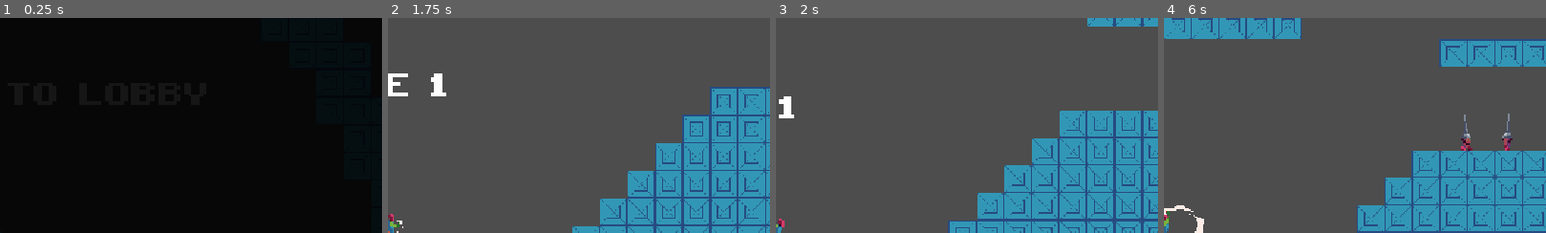
Above: before the commit, frames 1-4 (left to right).
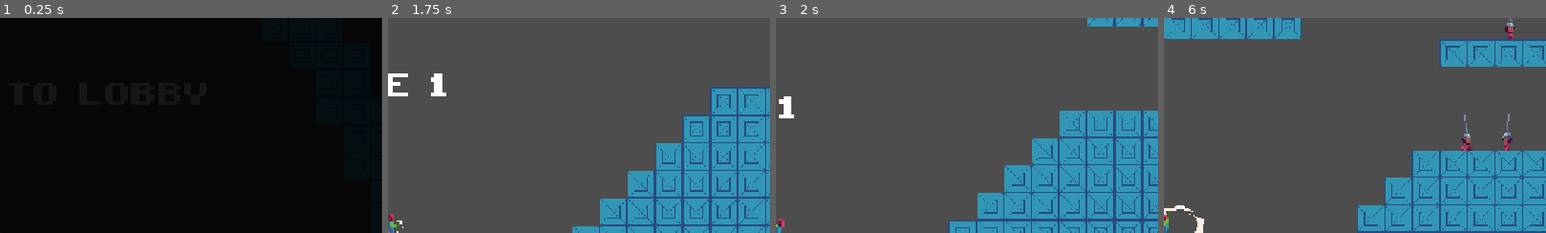
Above: after the commit, the same moments.

Repository: jbradlim08/MindBlade
Game: Godot game, scene res://scene/game/main_menu.tscn
Two runs of this game, one before a commit and one after it. Both use one fixed random seed, a clock stepped at 60 frames per second and the inputs below.
Inputs (mouse positions are % of the whole screen's width and height, from its top left):
- Up to frame 1 (0.25 s): no input
- Up to frame 2 (1.75 s): click (22, 50) at 0.5 s; tap Enter at 1.25 s; move the mouse to (72, 45) at 1.27 s; hold D (right) from 1.28 s (still down); hold E (set-checkpoint) from 1.28 s (still down); click (72, 45) at 1.42 s; tap W (jump) at 1.52, 1.55 s
- Up to frame 3 (2 s): keep holding D (right); keep holding E (set-checkpoint); tap W (jump) at 1.82 s
- Up to frame 4 (6 s): move the mouse to (30, 55) at 2.02 s; release E (set-checkpoint) at 2.03 s; tap W (jump) at 2.1, 2.27, 2.57, 3.05, 3.77, 4.07, 4.52, 4.55, 4.82, 5.27, 5.57 s; tap E (set-checkpoint) at 2.3, 3.8, 5.3 s; move the mouse to (60, 28) at 2.77 s; release D (right) at 2.78 s; hold A (left) 2.78-3.53 s; tap Space (dash) at 2.85 s; move the mouse to (45, 70) at 3.52 s; hold D (right) 3.53-5.03 s; click (45, 70) at 3.6 s; move the mouse to (80, 65) at 4.27 s; hold Middle mouse button (middle-mouse) 4.28-5.03 s; move the mouse to (20, 35) at 5.02 s; hold A (left) 5.03-5.78 s; right-click (20, 35) at 5.1 s; move the mouse to (33, 41) at 5.77 s; hold D (right) from 5.78 s (still down); hold E (set-checkpoint) from 5.78 s (still down); click (33, 41) at 5.92 s
The pictures show only the part of the screen within x 50-100%, y 0-50%; the shares and areas given below are measured in that part.

Frames 1-3 are identical in both runs. In frame 4, 0.1% of the frame differs, in the area x 89-92%, y 0-10%.

Commit message:
Documents base_player.gd, vier.gd, base_enemy.gd, headknife.gd, and mindblade.gd

Diff:
--- a/asset/resource/BasePlayerSprite.tres
+++ /dev/null
@@ -1,29 +0,0 @@
-[gd_resource type="SpriteFrames" format=3 uid="uid://di8tojrnv1ovu"]
-
-[resource]
-animations = [{
-"frames": [],
-"loop": true,
-"name": &"attack",
-"speed": 5.0
-}, {
-"frames": [],
-"loop": true,
-"name": &"fall",
-"speed": 5.0
-}, {
-"frames": [],
-"loop": true,
-"name": &"idle",
-"speed": 5.0
-}, {
-"frames": [],
-"loop": true,
-"name": &"jump",
-"speed": 5.0
-}, {
-"frames": [],
-"loop": true,
-"name": &"run",
-"speed": 5.0
-}]
--- a/asset/resource/BluePrintSpite.tres
+++ /dev/null
@@ -1,225 +0,0 @@
-[gd_resource type="SpriteFrames" load_steps=29 format=3 uid="uid://dis5ring8fewd"]
-
-[ext_resource type="Texture2D" uid="uid://d0f1sfsa6pkt7" path="res://asset/art/player/character_spritesheet.png" id="1_6lrs7"]
-
-[sub_resource type="AtlasTexture" id="AtlasTexture_6lrs7"]
-atlas = ExtResource("1_6lrs7")
-region = Rect2(1408, 0, 64, 64)
-
-[sub_resource type="AtlasTexture" id="AtlasTexture_ockqa"]
-atlas = ExtResource("1_6lrs7")
-region = Rect2(1472, 0, 64, 64)
-
-[sub_resource type="AtlasTexture" id="AtlasTexture_qngli"]
-atlas = ExtResource("1_6lrs7")
-region = Rect2(1536, 0, 64, 64)
-
-[sub_resource type="AtlasTexture" id="AtlasTexture_u1k5h"]
-atlas = ExtResource("1_6lrs7")
-region = Rect2(1600, 0, 64, 64)
-
-[sub_resource type="AtlasTexture" id="AtlasTexture_i47bq"]
-atlas = ExtResource("1_6lrs7")
-region = Rect2(1664, 0, 64, 64)
-
-[sub_resource type="AtlasTexture" id="AtlasTexture_y8b24"]
-atlas = ExtResource("1_6lrs7")
-region = Rect2(1728, 0, 64, 64)
-
-[sub_resource type="AtlasTexture" id="AtlasTexture_l0qi0"]
-atlas = ExtResource("1_6lrs7")
-region = Rect2(1792, 0, 64, 64)
-
-[sub_resource type="AtlasTexture" id="AtlasTexture_8ncpi"]
-atlas = ExtResource("1_6lrs7")
-region = Rect2(1856, 0, 64, 64)
-
-[sub_resource type="AtlasTexture" id="AtlasTexture_a88nf"]
-atlas = ExtResource("1_6lrs7")
-region = Rect2(1920, 0, 64, 64)
-
-[sub_resource type="AtlasTexture" id="AtlasTexture_1t3lk"]
-atlas = ExtResource("1_6lrs7")
-region = Rect2(1984, 0, 64, 64)
-
-[sub_resource type="AtlasTexture" id="AtlasTexture_n6p17"]
-atlas = ExtResource("1_6lrs7")
-region = Rect2(2048, 0, 64, 64)
-
-[sub_resource type="AtlasTexture" id="AtlasTexture_xbwk6"]
-atlas = ExtResource("1_6lrs7")
-region = Rect2(2112, 0, 64, 64)
-
-[sub_resource type="AtlasTexture" id="AtlasTexture_8gop7"]
-atlas = ExtResource("1_6lrs7")
-region = Rect2(2176, 0, 64, 64)
-
-[sub_resource type="AtlasTexture" id="AtlasTexture_kco4u"]
-atlas = ExtResource("1_6lrs7")
-region = Rect2(1344, 0, 64, 64)
-
-[sub_resource type="AtlasTexture" id="AtlasTexture_lrptk"]
-atlas = ExtResource("1_6lrs7")
-region = Rect2(0, 0, 64, 64)
-
-[sub_resource type="AtlasTexture" id="AtlasTexture_s7b5h"]
-atlas = ExtResource("1_6lrs7")
-region = Rect2(64, 0, 64, 64)
-
-[sub_resource type="AtlasTexture" id="AtlasTexture_i78i5"]
-atlas = ExtResource("1_6lrs7")
-region = Rect2(128, 0, 64, 64)
-
-[sub_resource type="AtlasTexture" id="AtlasTexture_duufq"]
-atlas = ExtResource("1_6lrs7")
-region = Rect2(192, 0, 64, 64)
-
-[sub_resource type="AtlasTexture" id="AtlasTexture_6i1sh"]
-atlas = ExtResource("1_6lrs7")
-region = Rect2(1280, 0, 64, 64)
-
-[sub_resource type="AtlasTexture" id="AtlasTexture_yki06"]
-atlas = ExtResource("1_6lrs7")
-region = Rect2(768, 0, 64, 64)
-
-[sub_resource type="AtlasTexture" id="AtlasTexture_fyb5e"]
-atlas = ExtResource("1_6lrs7")
-region = Rect2(832, 0, 64, 64)
-
-[sub_resource type="AtlasTexture" id="AtlasTexture_yk6mn"]
-atlas = ExtResource("1_6lrs7")
-region = Rect2(896, 0, 64, 64)
-
-[sub_resource type="AtlasTexture" id="AtlasTexture_gbnyb"]
-atlas = ExtResource("1_6lrs7")
-region = Rect2(960, 0, 64, 64)
-
-[sub_resource type="AtlasTexture" id="AtlasTexture_j5o7f"]
-atlas = ExtResource("1_6lrs7")
-region = Rect2(1024, 0, 64, 64)
-
-[sub_resource type="AtlasTexture" id="AtlasTexture_pcyvs"]
-atlas = ExtResource("1_6lrs7")
-region = Rect2(1088, 0, 64, 64)
-
-[sub_resource type="AtlasTexture" id="AtlasTexture_8jgk1"]
-atlas = ExtResource("1_6lrs7")
-region = Rect2(1152, 0, 64, 64)
-
-[sub_resource type="AtlasTexture" id="AtlasTexture_vwwmq"]
-atlas = ExtResource("1_6lrs7")
-region = Rect2(1216, 0, 64, 64)
-
-[resource]
-animations = [{
-"frames": [{
-"duration": 1.0,
-"texture": SubResource("AtlasTexture_6lrs7")
-}, {
-"duration": 1.0,
-"texture": SubResource("AtlasTexture_ockqa")
-}, {
-"duration": 1.0,
-"texture": SubResource("AtlasTexture_qngli")
-}, {
-"duration": 1.0,
-"texture": SubResource("AtlasTexture_u1k5h")
-}],
-"loop": false,
-"name": &"attack_01",
-"speed": 15.0
-}, {
-"frames": [{
-"duration": 1.0,
-"texture": SubResource("AtlasTexture_i47bq")
-}, {
-"duration": 1.0,
-"texture": SubResource("AtlasTexture_y8b24")
-}, {
-"duration": 1.0,
-"texture": SubResource("AtlasTexture_l0qi0")
-}, {
-"duration": 1.0,
-"texture": SubResource("AtlasTexture_8ncpi")
-}, {
-"duration": 1.0,
-"texture": SubResource("AtlasTexture_a88nf")
-}, {
-"duration": 1.0,
-"texture": SubResource("AtlasTexture_1t3lk")
-}, {
-"duration": 1.0,
-"texture": SubResource("AtlasTexture_n6p17")
-}, {
-"duration": 1.0,
-"texture": SubResource("AtlasTexture_xbwk6")
-}, {
-"duration": 1.0,
-"texture": SubResource("AtlasTexture_8gop7")
-}],
-"loop": false,
-"name": &"attack_02",
-"speed": 20.0
-}, {
-"frames": [{
-"duration": 1.0,
-"texture": SubResource("AtlasTexture_kco4u")
-}],
-"loop": true,
-"name": &"fall",
-"speed": 5.0
-}, {
-"frames": [{
-"duration": 1.0,
-"texture": SubResource("AtlasTexture_lrptk")
-}, {
-"duration": 1.0,
-"texture": SubResource("AtlasTexture_s7b5h")
-}, {
-"duration": 1.0,
-"texture": SubResource("AtlasTexture_i78i5")
-}, {
-"duration": 1.0,
-"texture": SubResource("AtlasTexture_duufq")
-}],
-"loop": true,
-"name": &"idle",
-"speed": 5.0
-}, {
-"frames": [{
-"duration": 1.0,
-"texture": SubResource("AtlasTexture_6i1sh")
-}],
-"loop": true,
-"name": &"jump",
-"speed": 5.0
-}, {
-"frames": [{
-"duration": 1.0,
-"texture": SubResource("AtlasTexture_yki06")
-}, {
-"duration": 1.0,
-"texture": SubResource("AtlasTexture_fyb5e")
-}, {
-"duration": 1.0,
-"texture": SubResource("AtlasTexture_yk6mn")
-}, {
-"duration": 1.0,
-"texture": SubResource("AtlasTexture_gbnyb")
-}, {
-"duration": 1.0,
-"texture": SubResource("AtlasTexture_j5o7f")
-}, {
-"duration": 1.0,
-"texture": SubResource("AtlasTexture_pcyvs")
-}, {
-"duration": 1.0,
-"texture": SubResource("AtlasTexture_8jgk1")
-}, {
-"duration": 1.0,
-"texture": SubResource("AtlasTexture_vwwmq")
-}],
-"loop": true,
-"name": &"run",
-"speed": 12.0
-}]
--- a/asset/resource/MindBladeSprite.tres
+++ /dev/null
@@ -1,220 +0,0 @@
-[gd_resource type="SpriteFrames" load_steps=29 format=3 uid="uid://f7xo65dhrt2f"]
-
-[ext_resource type="Texture2D" uid="uid://dkvsmtj2holop" path="res://asset/art/player/character_sprite.png" id="1_66t4t"]
-
-[sub_resource type="AtlasTexture" id="AtlasTexture_ij4jb"]
-atlas = ExtResource("1_66t4t")
-region = Rect2(224, 96, 32, 32)
-
-[sub_resource type="AtlasTexture" id="AtlasTexture_2p1i5"]
-atlas = ExtResource("1_66t4t")
-region = Rect2(128, 64, 32, 32)
-
-[sub_resource type="AtlasTexture" id="AtlasTexture_c68nv"]
-atlas = ExtResource("1_66t4t")
-region = Rect2(0, 0, 32, 32)
-
-[sub_resource type="AtlasTexture" id="AtlasTexture_c31lq"]
-atlas = ExtResource("1_66t4t")
-region = Rect2(32, 0, 32, 32)
-
-[sub_resource type="AtlasTexture" id="AtlasTexture_2dof7"]
-atlas = ExtResource("1_66t4t")
-region = Rect2(64, 0, 32, 32)
-
-[sub_resource type="AtlasTexture" id="AtlasTexture_4ao7i"]
-atlas = ExtResource("1_66t4t")
-region = Rect2(96, 0, 32, 32)
-
-[sub_resource type="AtlasTexture" id="AtlasTexture_1sypm"]
-atlas = ExtResource("1_66t4t")
-region = Rect2(128, 0, 32, 32)
-
-[sub_resource type="AtlasTexture" id="AtlasTexture_fn0wv"]
-atlas = ExtResource("1_66t4t")
-region = Rect2(160, 0, 32, 32)
-
-[sub_resource type="AtlasTexture" id="AtlasTexture_eqmt2"]
-atlas = ExtResource("1_66t4t")
-region = Rect2(192, 0, 32, 32)
-
-[sub_resource type="AtlasTexture" id="AtlasTexture_c40dt"]
-atlas = ExtResource("1_66t4t")
-region = Rect2(224, 0, 32, 32)
-
-[sub_resource type="AtlasTexture" id="AtlasTexture_lgjog"]
-atlas = ExtResource("1_66t4t")
-region = Rect2(0, 32, 32, 32)
-
-[sub_resource type="AtlasTexture" id="AtlasTexture_lhccw"]
-atlas = ExtResource("1_66t4t")
-region = Rect2(32, 32, 32, 32)
-
-[sub_resource type="AtlasTexture" id="AtlasTexture_7d6xm"]
-atlas = ExtResource("1_66t4t")
-region = Rect2(64, 32, 32, 32)
-
-[sub_resource type="AtlasTexture" id="AtlasTexture_2sr8w"]
-atlas = ExtResource("1_66t4t")
-region = Rect2(96, 32, 32, 32)
-
-[sub_resource type="AtlasTexture" id="AtlasTexture_1vqkc"]
-atlas = ExtResource("1_66t4t")
-region = Rect2(128, 32, 32, 32)
-
-[sub_resource type="AtlasTexture" id="AtlasTexture_uktg4"]
-atlas = ExtResource("1_66t4t")
-region = Rect2(160, 32, 32, 32)
-
-[sub_resource type="AtlasTexture" id="AtlasTexture_jx4b7"]
-atlas = ExtResource("1_66t4t")
-region = Rect2(192, 32, 32, 32)
-
-[sub_resource type="AtlasTexture" id="AtlasTexture_2mxbm"]
-atlas = ExtResource("1_66t4t")
-region = Rect2(224, 32, 32, 32)
-
-[sub_resource type="AtlasTexture" id="AtlasTexture_yosb2"]
-atlas = ExtResource("1_66t4t")
-region = Rect2(32, 64, 32, 32)
-
-[sub_resource type="AtlasTexture" id="AtlasTexture_wfp4b"]
-atlas = ExtResource("1_66t4t")
-region = Rect2(0, 64, 32, 32)
-
-[sub_resource type="AtlasTexture" id="AtlasTexture_8jg3e"]
-atlas = ExtResource("1_66t4t")
-region = Rect2(32, 64, 32, 32)
-
-[sub_resource type="AtlasTexture" id="AtlasTexture_6xvy4"]
-atlas = ExtResource("1_66t4t")
-region = Rect2(64, 64, 32, 32)
-
-[sub_resource type="AtlasTexture" id="AtlasTexture_b881n"]
-atlas = ExtResource("1_66t4t")
-region = Rect2(96, 64, 32, 32)
-
-[sub_resource type="AtlasTexture" id="AtlasTexture_2gnqs"]
-atlas = ExtResource("1_66t4t")
-region = Rect2(128, 64, 32, 32)
-
-[sub_resource type="AtlasTexture" id="AtlasTexture_c1eh6"]
-atlas = ExtResource("1_66t4t")
-region = Rect2(160, 64, 32, 32)
-
-[sub_resource type="AtlasTexture" id="AtlasTexture_ddib3"]
-atlas = ExtResource("1_66t4t")
-region = Rect2(192, 64, 32, 32)
-
-[sub_resource type="AtlasTexture" id="AtlasTexture_h2j5n"]
-atlas = ExtResource("1_66t4t")
-region = Rect2(224, 64, 32, 32)
-
-[resource]
-animations = [{
-"frames": [{
-"duration": 1.0,
-"texture": SubResource("AtlasTexture_ij4jb")
-}],
-"loop": true,
-"name": &"attack",
-"speed": 1.0
-}, {
-"frames": [{
-"duration": 1.0,
-"texture": SubResource("AtlasTexture_2p1i5")
-}],
-"loop": true,
-"name": &"fall",
-"speed": 5.0
-}, {
-"frames": [{
-"duration": 1.0,
-"texture": SubResource("AtlasTexture_c68nv")
-}, {
-"duration": 1.0,
-"texture": SubResource("AtlasTexture_c31lq")
-}, {
-"duration": 1.0,
-"texture": SubResource("AtlasTexture_2dof7")
-}, {
-"duration": 1.0,
-"texture": SubResource("AtlasTexture_4ao7i")
-}, {
-"duration": 1.0,
-"texture": SubResource("AtlasTexture_1sypm")
-}, {
-"duration": 1.0,
-"texture": SubResource("AtlasTexture_fn0wv")
-}, {
-"duration": 1.0,
-"texture": SubResource("AtlasTexture_eqmt2")
-}, {
-"duration": 1.0,
-"texture": SubResource("AtlasTexture_c40dt")
-}, {
-"duration": 1.0,
-"texture": SubResource("AtlasTexture_lgjog")
-}, {
-"duration": 1.0,
-"texture": SubResource("AtlasTexture_lhccw")
-}, {
-"duration": 1.0,
-"texture": SubResource("AtlasTexture_7d6xm")
-}, {
-"duration": 1.0,
-"texture": SubResource("AtlasTexture_2sr8w")
-}, {
-"duration": 1.0,
-"texture": SubResource("AtlasTexture_1vqkc")
-}, {
-"duration": 1.0,
-"texture": SubResource("AtlasTexture_uktg4")
-}, {
-"duration": 1.0,
-"texture": SubResource("AtlasTexture_jx4b7")
-}, {
-"duration": 1.0,
-"texture": SubResource("AtlasTexture_2mxbm")
-}],
-"loop": true,
-"name": &"idle",
-"speed": 10.0
-}, {
-"frames": [{
-"duration": 1.0,
-"texture": SubResource("AtlasTexture_yosb2")
-}],
-"loop": true,
-"name": &"jump",
-"speed": 5.0
-}, {
-"frames": [{
-"duration": 1.0,
-"texture": SubResource("AtlasTexture_wfp4b")
-}, {
-"duration": 1.0,
-"texture": SubResource("AtlasTexture_8jg3e")
-}, {
-"duration": 1.0,
-"texture": SubResource("AtlasTexture_6xvy4")
-}, {
-"duration": 1.0,
-"texture": SubResource("AtlasTexture_b881n")
-}, {
-"duration": 1.0,
-"texture": SubResource("AtlasTexture_2gnqs")
-}, {
-"duration": 1.0,
-"texture": SubResource("AtlasTexture_c1eh6")
-}, {
-"duration": 1.0,
-"texture": SubResource("AtlasTexture_ddib3")
-}, {
-"duration": 1.0,
-"texture": SubResource("AtlasTexture_h2j5n")
-}],
-"loop": true,
-"name": &"run",
-"speed": 10.0
-}]
--- a/character/base_player.gd
+++ b/character/base_player.gd
@@ -59,6 +59,7 @@
 var squash_tween: Tween
 
 func _ready() -> void:
+	# signal: from player_ui, if it's progress is empty - then die
 	SignalManager.on_player_die.connect(die)
 	base_scale = sprite.scale # set the base_scale
 
@@ -68,6 +69,7 @@
 	# set checkpoint
 	if event.is_action_pressed("set-checkpoint") and check_checkpoint():
 		SceneManager.set_checkpoint_pos(global_position)
+		# signal: spawn checkpoint sprite from object_container
 		SignalManager.on_player_put_checkpoint.emit(global_position)
 		can_put_checkpoint = false
 		checkpoint_timer.start()
@@ -146,6 +148,7 @@
 		# when jump on air
 		else:
 			jump_count += max_jumps
+			# signal: spawn air effect on air from object_container
 			SignalManager.on_jump_on_air.emit(global_position)
 	# Release early = shorter jump
 	if Input.is_action_just_released("jump") and velocity.y < 0.0 and not is_jump_attack:
@@ -339,7 +342,7 @@
 	anim.play("jump_attack")
 
 func throw() -> void:
-	# spawn crosshair
+	# signal: spawn crosshair to increase readability from object_container
 	SignalManager.on_throw_blade.emit(get_global_mouse_position(), has_orbitting_blade())
 
 func hurt() -> void:
@@ -446,7 +449,7 @@
 func crit_damage() -> int:
 	var crit_chance = DataManager.player_crit_chance
 	if randf() < crit_chance:
-		# freeze the game for a while
+		# signal: to freeze the game for a while in level scene
 		SignalManager.on_player_crit.emit()
 		return DataManager.get_player_crit_multiplier()
 	return 1
@@ -464,8 +467,8 @@
 	if reaction:
 		set_state(PlayerState.HURT)
 
-	SignalManager.on_player_hurt.emit() # to apply camera shake
-	SignalManager.on_player_hurt.emit(global_position) # to emit slash effect
+	SignalManager.on_player_hurt.emit() # signal: to apply camera shake from level scene
+	SignalManager.on_player_hurt.emit(global_position) # signal: to emit slash effect from object_container
 
 #endregion
 
@@ -479,9 +482,6 @@
 func _on_hurtbox_body_entered(body: Node2D) -> void:
 	if body.is_in_group("danger") and can_hurt:
 		hit_danger()
-		#check_danger(check_danger_collision_pos())
-		# apply camera shake
-		#SignalManager.on_player_hurt.emit()
 
 func hit_danger() -> void:
 	# when player is hit, fade black -> enemy and all animation freezed ->
@@ -528,8 +528,10 @@
 
 #region Timer
 func _on_checkpoint_timer_timeout() -> void:
+	# 3s
 	can_put_checkpoint = true
 #endregion
 
 func _on_teleport_timer_timeout() -> void:
+	# 3s
 	can_teleport = true
--- a/character/vier/mind_blade.gd
+++ b/character/vier/mind_blade.gd
@@ -38,7 +38,7 @@
 	init_orbit()
 
 func _unhandled_input(event: InputEvent) -> void:
-	# recall all blades
+	# recall all blades when pressed SHIFT
 	if event is InputEventKey:
 		if event.keycode == KEY_SHIFT and event.pressed and \
 		   (cur_state == BladeState.FLY or cur_state == BladeState.PLATFORM):
@@ -46,6 +46,7 @@
 
 func _physics_process(delta: float) -> void:
 	check_side()
+	# perform iterative calculation during state
 	match cur_state:
 		BladeState.ORBIT:
 			orbit()
@@ -76,6 +77,7 @@
 
 #region State: One-Time Execution
 func init_orbit() -> void:
+	# in ORBIT state, everything is default and false value
 	Utils.toggle_area2d(worldbox, false)
 	Utils.toggle_collision_shape(platformbox_shape, false)
 	Utils.toggle_collision_shape(clickbox, false)
@@ -97,9 +99,11 @@
 	Utils.toggle_collision_shape(hitbox, true)
 	is_hit_top_wall = false
 	is_hit_side_wall = false
+	# activate detector to detect wall
 	enable_detector(true)
 	anim.play("throw")
 	show()
+	# showing the trail effect
 	trail.set_process(true)
 
 func init_platform() -> void:
@@ -117,6 +121,7 @@
 	# if the blade hit top and bottom wall, randomize the rotation
 	if is_hit_top_wall and not is_hit_side_wall:
 		set_rot(sprite, deg_to_rad(randf_range(45.0, 125.0)))
+		# platformbox is disabled so player couldn't stand on it
 		Utils.toggle_collision_shape(platformbox_shape, false)
 	else:
 		set_rot(sprite, 0.0)
@@ -169,6 +174,7 @@
 #endregion
 
 #region Auxiliary
+# initial function from player to set the target for the blade to fly
 func set_target(pos) -> void:
 	target = pos
 	dir = global_position.direction_to(target)
@@ -177,8 +183,10 @@
 	obj.global_rotation = val
 
 func check_side() -> void:
-	if (right_wall_detector.is_colliding() or left_wall_detector.is_colliding()) and is_hit_top_wall == false:
+	if (right_wall_detector.is_colliding() or left_wall_detector.is_colliding()) and \
+	   is_hit_top_wall == false:
 		is_hit_side_wall = true
+		# if is_hit_side_wall is true, change state to PLATFORM immediately
 		set_state(BladeState.PLATFORM)
 
 func enable_detector(val: bool) -> void:
@@ -199,6 +207,7 @@
 	set_state(BladeState.RETURN)
 	if area.is_in_group("enemy_hurt"):
 		area.get_parent().take_damage(DataManager.get_blade_dmg(), global_position)
+		# signal: spawn slash effect from object_container
 		SignalManager.on_player_hit.emit(area.global_position)
 
 # for recalling the blade one by one
--- a/character/vier/vier.gd
+++ b/character/vier/vier.gd
@@ -9,6 +9,8 @@
 
 func throw() -> void:
 	super()
+	# check all blades that still in ORBIT state
+	# if exist, throw the blade from mindblade script
 	for blade in blades:
 		if blade.cur_state == Blade.BladeState.ORBIT:
 			blade.set_target(get_global_mouse_position())
--- a/character/vier/vier.tscn
+++ b/character/vier/vier.tscn
@@ -962,16 +962,16 @@
 }
 
 [node name="WallGroundDetector" parent="." index="6"]
-target_position = Vector2(130, 0)
+target_position = Vector2(135, 0)
 collision_mask = 2560
 
 [node name="WallAirDetector" parent="." index="7"]
 position = Vector2(0, 24)
-target_position = Vector2(130, 0)
+target_position = Vector2(135, 0)
 
 [node name="WallAirDetector2" parent="." index="8"]
 position = Vector2(0, -24)
-target_position = Vector2(130, 0)
+target_position = Vector2(135, 0)
 
 [node name="GroundDetector" parent="." index="9"]
 target_position = Vector2(0, 25)
--- a/enemy/ground/headknife.gd
+++ b/enemy/ground/headknife.gd
@@ -26,12 +26,12 @@
 @onready var charge_timer: Timer = $ChargeTimer
 
 @export var patrol_time: float
-@export var charge_speed: float = 120.0
 
 var prev_state: HKState
 var cur_state: HKState
 var dir: float
 var speed: float = 70.0
+var charge_speed: float = 120.0
 
 var can_charge: bool = true
 var can_attack: bool = false
@@ -43,11 +43,13 @@
 func _ready() -> void:
 	# stop enemy inheriting each other's velocity
 	platform_on_leave = CharacterBody2D.PLATFORM_ON_LEAVE_DO_NOTHING
+	# connect signal "enemy_die" from base_enemy to set_state()
 	enemy_die.connect(set_state.bind(HKState.DIE))
 	hp = DataManager.get_headknife_hp()
 	patrol_timer.wait_time = patrol_time
 	set_state(HKState.IDLE)
 	super()
+	# in super, will set the hp to the UI
 
 func _physics_process(delta: float) -> void:
 	apply_gravity(delta)
@@ -57,6 +59,7 @@
 	update_player_detector()
 	update_fellow_detector()
 	move_and_slide()
+	# push_apart() is to make some space between HK so they don't overlap
 	push_apart()
 	# check_detectors() should be the last to avoid unupdated data from raycast
 	call_deferred("check_detectors")
@@ -77,21 +80,16 @@
 		health_bar.scale.x = -1.0 # counter
 
 func update_player_detector() -> void:
+	# top level enabled, points to player
 	player_detector.rotation = global_position.angle_to_point(player_ref.global_position) \
 							   - deg_to_rad(90.0)
 	player_detector.global_position = global_position
 
 func update_fellow_detector() -> void:
+	# top level enabled, points to player
 	fellow_detector.rotation = global_position.angle_to_point(player_ref.global_position) \
 							   - deg_to_rad(90.0)
 	fellow_detector.global_position = global_position
-
-#func check_view_degree() -> bool:
-	## create a 60 degree field of view to the front
-	#var horizon_dir: Vector2 = Vector2.RIGHT * -to_obj_pos_dir(player_ref.global_position)
-	#var to_player: Vector2 = global_position.direction_to(player_ref.global_position)
-	#var angle: float = abs(horizon_dir.angle_to(to_player))
-	#return angle <= deg_to_rad(30.0)
 
 func check_detectors() -> void:
 	if cur_state == HKState.PATROL or cur_state == HKState.CHARGE:
@@ -108,8 +106,8 @@
 		   ):
 			dir = -dir
 			if cur_state == HKState.CHARGE:
+				# HK stop when hit the wall while charging
 				can_charge = false
-				print('hit wall while charge')
 				set_state(HKState.IDLE)
 				charge_timer.start()
 				return
@@ -120,6 +118,7 @@
 	else: return
 
 func check_player_detector() -> bool:
+	# to check whether the detector collide with player or not
 	if not player_detector.is_colliding():
 		return false
 	else:
@@ -127,6 +126,7 @@
 		return collider.is_in_group("player_body")
 
 func check_fellow_detector() -> bool:
+	# to check whether the detector collide with other HK or not
 	return not (fellow_detector.is_colliding())
 
 
@@ -139,6 +139,10 @@
 	else:
 		return false
 
+	# player should be on ground and contact with "world" group
+	# bare minimum y distance with player is 40 and should be under player
+	# player detector should hit player & fellow detector shouldn't hit others HK
+	# can charge and cannot attack
 	if player_ref.is_on_floor() and \
 	   floor_group.is_in_group("world") and \
 	   global_position.y - player_ref.global_position.y <= max_dist_y_to_player and \
@@ -171,7 +175,7 @@
 	if check_can_charge() and cur_state != HKState.CHARGE:
 		set_state(HKState.CHARGE)
 
-	# in the middle of charge
+	# in the middle of charge, check
 	if cur_state == HKState.CHARGE:
 		# check if the player is on the opposeite direction and can charge
 		if dir != -to_obj_pos_dir(player_ref.global_position) and \
@@ -216,6 +220,7 @@
 	velocity.x = dir * speed
 
 	anim.play("patrol")
+	# if previous state is PATROL, don't start the timer
 	if prev_state == HKState.PATROL:
 		return
 	patrol_timer.start()
@@ -223,6 +228,7 @@
 func charge() -> void:
 	Utils.toggle_col_layer_mask(self, 4, false)
 
+	# directino to player
 	dir = -to_obj_pos_dir(player_ref.global_position)
 	update_facing()
 	velocity.x = dir * charge_speed
@@ -259,8 +265,9 @@
 	anim.play("hurt")
 	await anim.animation_finished
 
+	# stop at zero velocity
 	velocity.x = 0
-	hurt_timer.start()
+	hurt_timer.start() # approx 0.4s, until the next hurt
 
 func die() -> void:
 	Utils.toggle_col_layer_mask(self, 4, false)
@@ -270,6 +277,7 @@
 
 	anim.play("die")
 	await anim.animation_finished
+	# signal: to spawn its blade from object container, persist the whole time
 	SignalManager.on_hk_die.emit(global_position, dir)
 
 #region Auxiliary
@@ -287,8 +295,8 @@
 	for e in get_tree().get_nodes_in_group("enemy_body"):
 		# tell every fellow that has distance 24 to move away
 		# except when they are still attacking or hurt
-		if e != self and e.global_position.distance_to(global_position) < 22.0 and \
-		   (e.cur_state != HKState.ATTACK and e.cur_state != HKState.HURT):
+		if e != self and e.global_position.distance_to(global_position) < 20.0 and \
+		   (e.cur_state != HKState.ATTACK and e.cur_state != HKState.HURT and e.cur_state != HKState.IDLE):
 			global_position.x += signf(global_position.x - e.global_position.x) * 0.8
 
 #endregion
@@ -298,6 +306,7 @@
 	obj_pos_hurt = pos
 	if can_hurt:
 		set_state(HKState.HURT)
+		# signal: to spawn slash effect from object_container
 		SignalManager.on_enemy_hurt.emit(global_position)
 		super(amount, pos)
 	else:
--- a/enemy/ground/headknife.tscn
+++ b/enemy/ground/headknife.tscn
@@ -575,10 +575,8 @@
 size = Vector2(53, 31)
 
 [node name="HeadKnife" instance=ExtResource("1_eqcei")]
-collision_mask = 2560
 script = ExtResource("2_eyo82")
 patrol_time = 0.0
-charge_speed = 120.0
 
 [node name="Sprite2D" parent="." index="1"]
 texture = ExtResource("3_eyo82")
--- a/scene/game/level.tscn
+++ b/scene/game/level.tscn
@@ -63,5 +63,17 @@
 patrol_time = 3.4
 
 [node name="HeadKnife3" parent="." instance=ExtResource("8_kapys")]
-position = Vector2(1083, 305)
+position = Vector2(874, 174)
 patrol_time = 3.7
+
+[node name="HeadKnife4" parent="." instance=ExtResource("8_kapys")]
+position = Vector2(1085, 80)
+patrol_time = 2.5
+
+[node name="HeadKnife5" parent="." instance=ExtResource("8_kapys")]
+position = Vector2(1183, 73)
+patrol_time = 4.0
+
+[node name="HeadKnife6" parent="." instance=ExtResource("8_kapys")]
+position = Vector2(1514, 119)
+patrol_time = 3.7
--- a/script/main_menu.gd
+++ b/script/main_menu.gd
@@ -10,6 +10,7 @@
 		 Constants.PLAYER_BODY_GROUP
 	)
 	player_ref.global_position = DataManager.get_level_start_pos(0)
+	# all input set to false
 	player_ref.set_process_unhandled_input(false)
 	player_ref.set_process_input(false)
 	fade_in()
--- a/script/player_ui.gd
+++ b/script/player_ui.gd
@@ -11,6 +11,7 @@
 	health_bar.set_hp(DataManager.get_player_hp())
 
 func die():
+	# signal: player die, respawn
 	SignalManager.on_player_die.emit()
 
 func _unhandled_input(event: InputEvent) -> void:
--- a/utilities/constants.gd
+++ b/utilities/constants.gd
@@ -1,5 +1,6 @@
 class_name Constants
 
+#region Group
 const PLAYER_BODY_GROUP: String = "player_body"
 const PLAYER_HIT_GROUP: String = "player_hit"
 const PLAYER_HURT_GROUP: String = "player_hurt"
@@ -8,3 +9,4 @@
 const ENEMY_HURT_GROUP: String = "enemy_hurt"
 const BLADE_HIT: String = "blade_hit"
 const DANGER: String = "danger"
+#endregion
